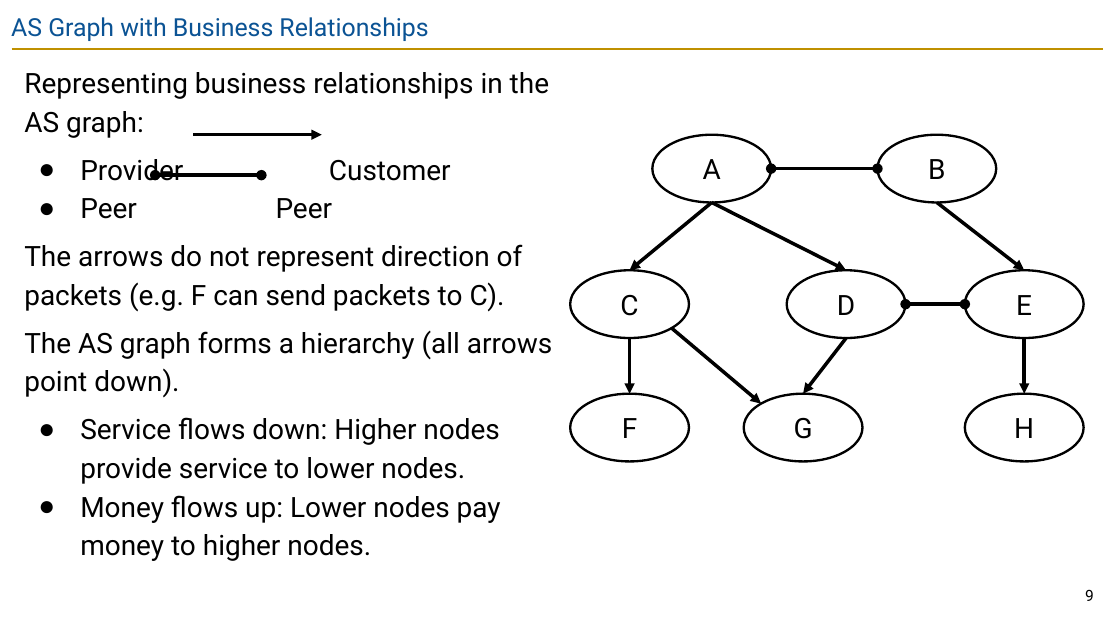
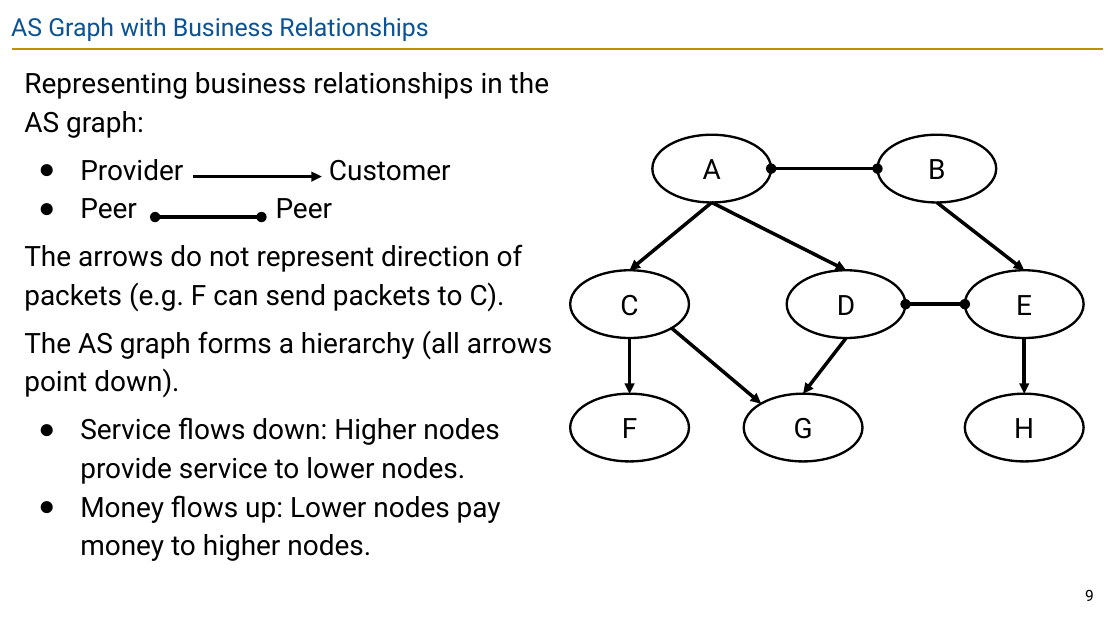
Before and after one commit to guhofstra/CSC175Sp26, a slide deck: slide 9 of PPTs/Lecture 8 - Inter-Domain Routing.pptx. Drawn at 1120x630 pixels with LibreOffice and Linux fonts; fonts in the diff are those of the drawing. Boxes give left, top, right and bottom in pixels: in the first picture for what was removed or moved away, otherwise in the second. Text is boxed around its words. In the diff, an @@ line names an element or a change of style, - is before the commit and + after.

```diff
--- a/PPTs/Lecture 8 - Inter-Domain Routing.pptx
+++ b/PPTs/Lecture 8 - Inter-Domain Routing.pptx
@@ arrow moved from (193, 134) - (321, 134) to (193, 177) - (321, 177) @@
@@ double arrow moved from (156, 175) - (261, 175) to (156, 217) - (261, 217) @@
```
Also in this commit, not shown: 2 other slides changed, 3 other files.
